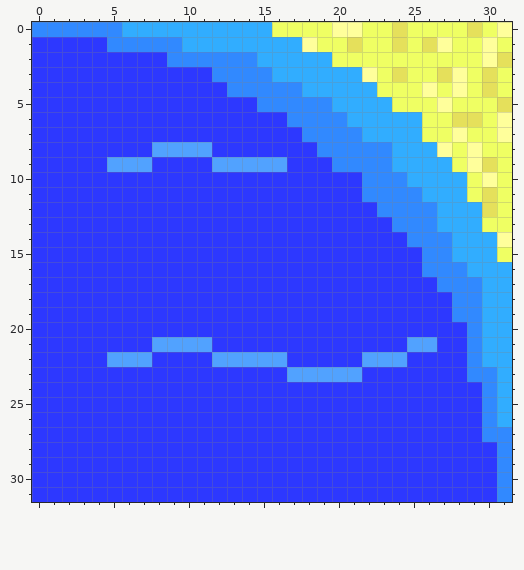
Pixel-art sprite -- assets/eaune.png. Above is the file before it was changed.
The file is 32x32 pixels. Colours within 5 levels of each other are drawn and written as one.
The same view after the edit:
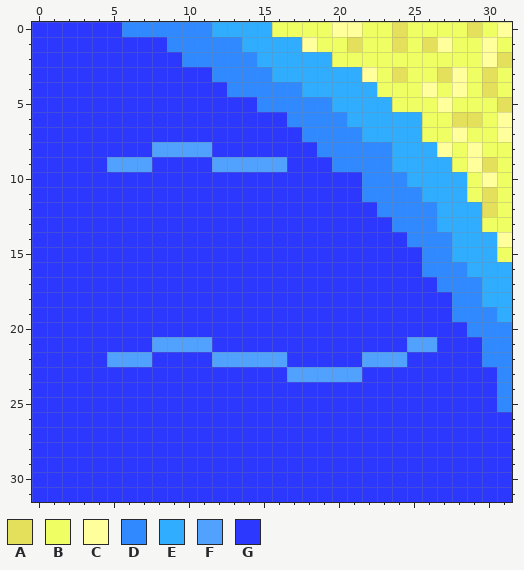
Palette (. is transparent): A #e5e05b  B #efff63  C #ffff9b  D #3189ff  E #31adff  F #51a2ff  G #2d38ff
Edits made:
Changed rows in their new state; - is an unchanged pixel.
first column x 0:
 0 GGGGGGDDDDDD--
 1 -----GGGG-DDDD
 2 ---------G----
first column x 29:
19 -D-
20 -DD
21 GDD
22 GDD
23 GGD
24 -GD
25 -GD
26 -GG
27 -GG
28 --G
29 --G
30 --G
31 --G
Pixel boxes of the changes (left, top, right, bottom) in both pictures:
changed: (32, 22, 242, 67)
changed: (467, 307, 512, 502)
